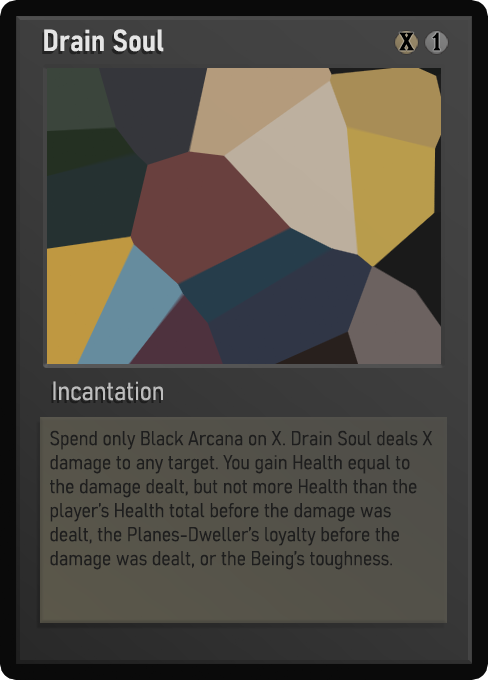
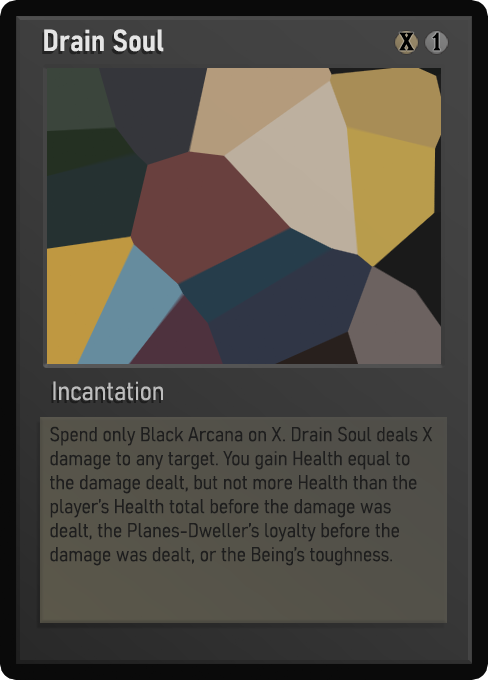
Revision of a layered w=488, h=680 image; what changed, layer by layer:
renamed "Desc_smaller" to "Desc_small", showed it, moved it above "Desc_smaller", painted on it over box(50, 426, 433, 566)
renamed "Desc_small" to "Desc_smaller", hid it, painted on it over box(50, 426, 433, 570)
